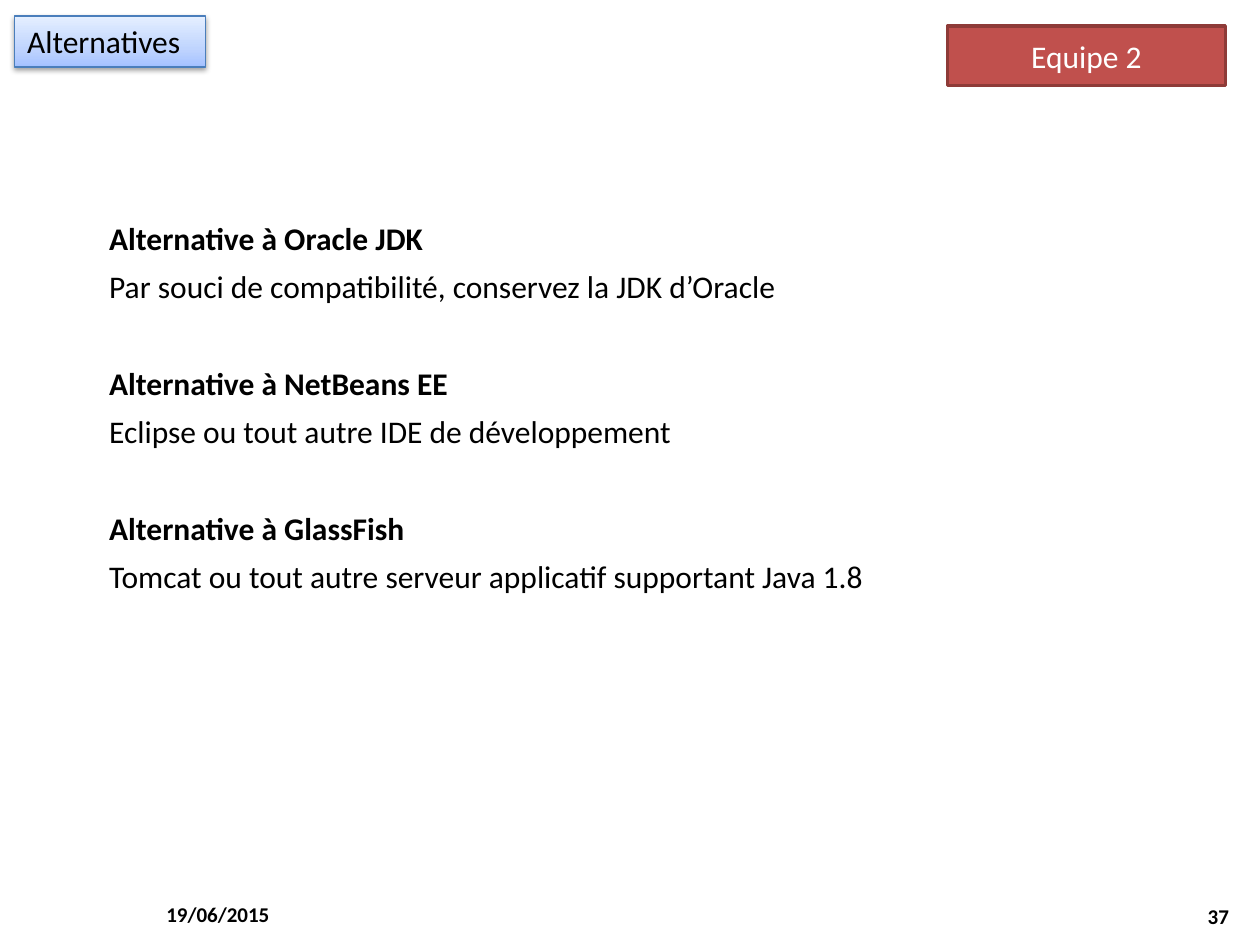
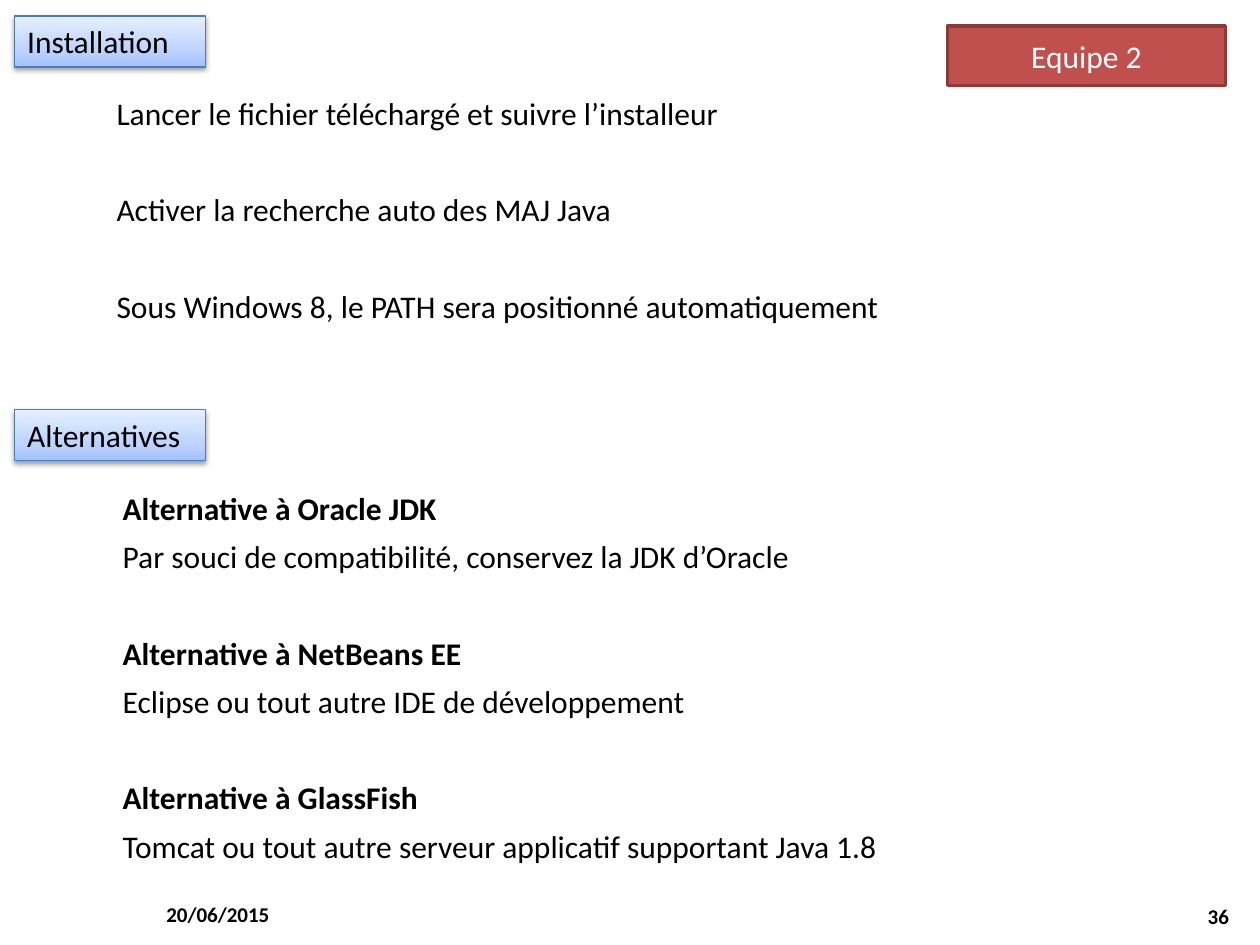
Before and after one commit to M2SIID-ODE/Projet_ODE, a slide deck: slide 36 of Documentation/3 - Documentation technique/Installation_PostesDevs_2015-06_19_v1.pptx (slide 37 before the commit). Drawn at 1260x945 pixels with LibreOffice and Linux fonts; fonts in the diff are those of the drawing; background and template pictures are left out. Boxes give left, top, right and bottom in pixels: in the first picture for what was removed or moved away, otherwise in the second. Text is boxed around its words. In the diff, an @@ line names an element or a change of style, - is before the commit and + after.

```diff
--- a/Documentation/3 - Documentation technique/Installation_PostesDevs_2015-06_19_v1.pptx
+++ b/Documentation/3 - Documentation technique/Installation_PostesDevs_2015-06_19_v1.pptx
@@ text in rectangle at (27, 31, 169, 54): text changed @@
-Alternatives
+Installation
@@ text added at (117, 103, 878, 323), 18 pt, text #000000 @@
+Lancer le fichier téléchargé et suivre l’installeur
+Activer la recherche auto des MAJ Java
+Sous Windows 8, le PATH sera positionné automatiquement
@@ rectangle added at (15, 410, 205, 460), fill gradient #A4C4FF to #BFD4FF to #E6EEFF, outline #4B7EBC 0.75 pt, 18 pt, text #000000 @@
+Alternatives
@@ text "Alternative à Oracle JDK": place and size @@
-text "Alternative à Oracle JDK" at (109, 228, 863, 593)
+text "Alternative à Oracle JDK" at (123, 498, 876, 863)
@@ text at (166, 907, 269, 923): text changed @@
-19/06/2015
+20/06/2015
@@ page number at (1208, 909, 1229, 924): text changed @@
-37
+36
```
Also in this commit, not shown: 38 other slides changed, 1 slide removed, 2 other files.
